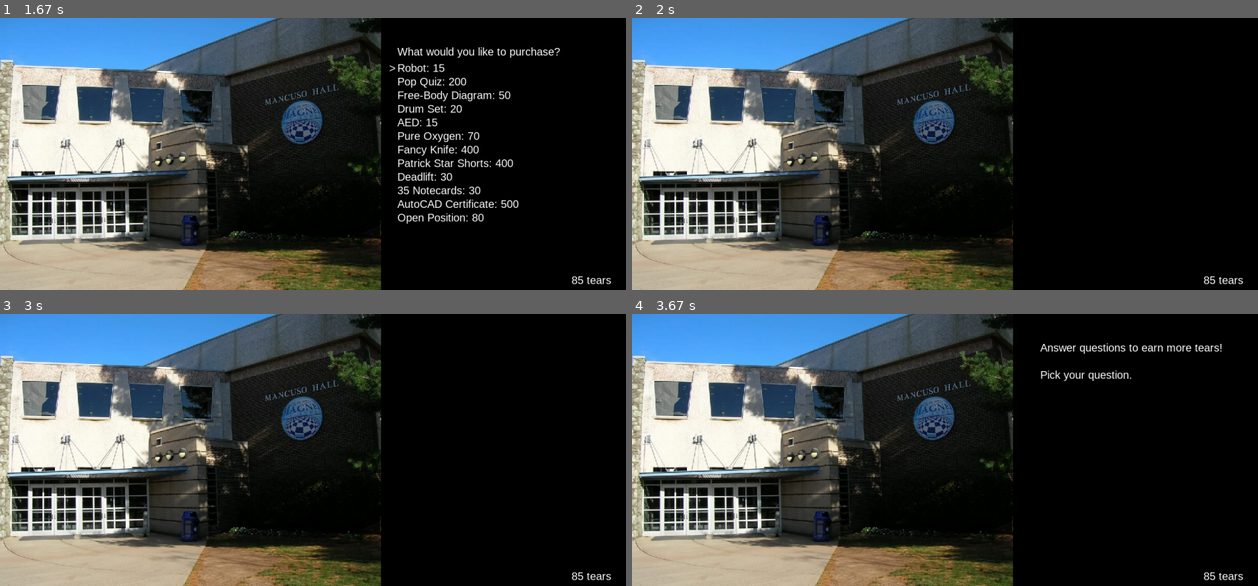
Above: before the commit, frames 1-4 (two rows, left to right).
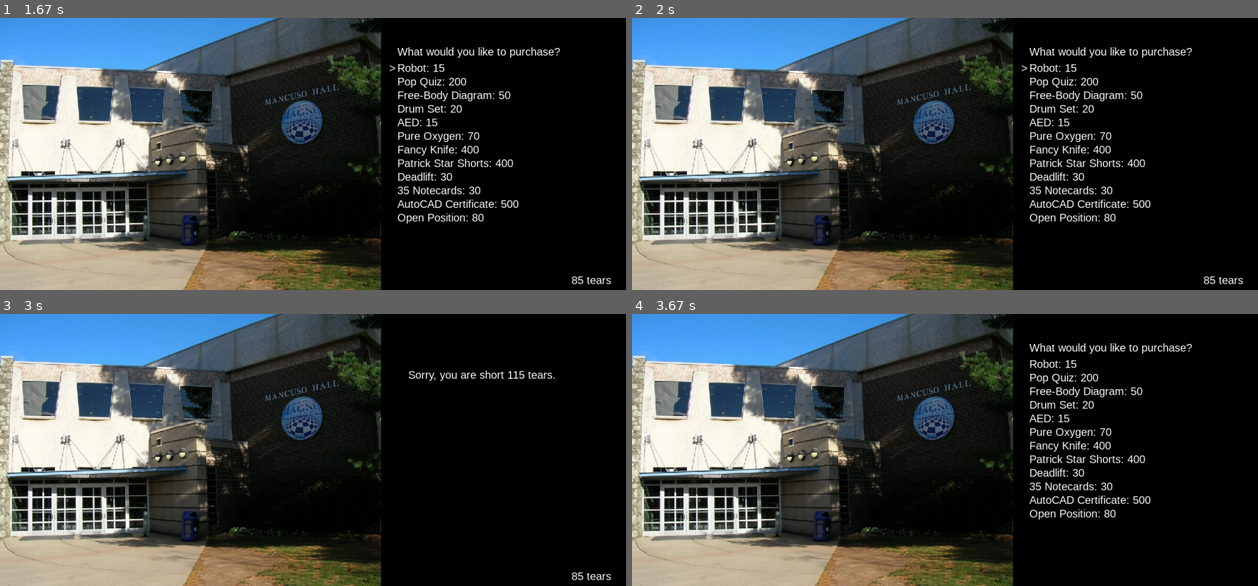
Above: after the commit, the same moments.

Repository: UCHMS19-20/final-project-neko-atsume
Game: pygame game, started from src/main.py
Same seed, same stepped clock (60 frames per second), same inputs: the game is played once before the commit and once after it.
Inputs:
- Up to frame 1 (1.67 s): hold Right 0.33-0.8 s; tap Enter at 0.83 s; hold Right 1.17-1.63 s; tap Space at 1.23, 1.53 s
- Up to frame 2 (2 s): hold Down 1.67-1.97 s; tap Space at 1.73 s
- Up to frame 3 (3 s): tap Enter at 2.67 s
- Up to frame 4 (3.67 s): hold Right 3-3.47 s; tap Space at 3.07, 3.37, 3.57 s; hold Up from 3.5 s (still down); tap T at 3.65 s

Frame 1 is identical in both runs. In frame 2, 2.7% of the frame differs, in the area x 62-90%, y 10-76%; in frame 3, 0.3%; in frame 4, 3.1%, in the area x 63-98%, y 10-98%.

Commit message:
validate input for purchase

Diff:
--- a/src/main.py
+++ b/src/main.py
@@ -1,5 +1,6 @@
 import sys
 import pygame
+import time
 
 #NEXT set up money system, updating and displaying money, then set up trivia and the teachers appearing.
 # ALSO make sure to finish setting up the commands dictionary to display on welcome screen like the shop items.
@@ -119,11 +120,12 @@
     'Open Position': 80
 }
 
+#List of items for sale, in order
 for_sale = ['Robot', 'Pop Quiz', 'Free-Body Diagram', 'Drum Set', 'AED', 'Pure Oxygen', 'Fancy Knife', 'Patrick Star Shorts', 'Deadlift', '35 Notecards', 'AutoCAD Certificate', 'Open Position']
 
 def open_shop():
     """Opens the shop and lists the items and the prices of the items available for purchase."""
-    # Create text object
+    # Ask player what they'd like to buy
     shop_prompt = font.render('What would you like to purchase?', True, white)
     #Draw text
     screen.blit(shop_prompt, (730,50))
@@ -139,9 +141,13 @@
         y += 25
     #if you press the down arrow, the picker goes down one item
     if keys[pygame.K_DOWN]:
+        #reduces click sensitivity by slowing the time between key input and movement
+        pygame.time.wait(900)
         picker1.next()
     #if you press up arrow, picker goes up one item
     if keys[pygame.K_UP]:
+        #reduces click sensitivity by slowing the time between key input and movement
+        pygame.time.wait(900)
         picker1.prev()
     #draw picker
     picker1.draw_self()
@@ -168,26 +174,33 @@
 
 def purchase():
     """Allows the player to purchase items in the shop"""
-    #defines the item the player picked to line up with the index (height) of the picker
     global tears
     global run1
+    #defines the item the player picked to line up with the index (height) of the picker
     chosen_item = for_sale[picker1.index]
-    if run1 == True:
+    #checks if chosen item has already been bought
+    if chosen_item in inventory and run1 == True:
+        already_have = font.render('You already have this item!', True, white)
+        screen.blit(already_have, (750, 100))
+
+    else:
         if tears < prices[chosen_item]:
+            #calculates how much more money you need to buy the item
             difference = prices[chosen_item] - tears
             broke = font.render(f'Sorry, you are short {difference} tears.', True, white)
             screen.blit(broke, (750, 100))
             return
         elif tears >= prices[chosen_item]:
-            #update money
-            tears -= prices[chosen_item]
-            # add bought item to your inventory
-            inventory.append(chosen_item)
+            if run1 == True:
+                #update money
+                tears -= prices[chosen_item]
+                #add bought item to your inventory
+                inventory.append(chosen_item)
+        # Display what item the player bought
+        purchase_complete = font.render(f'You have purchased {chosen_item}', True, white)
+        #Print purchase message
+        screen.blit(purchase_complete, (750, 100))
         run1 = False
-    # Display what item the player bought
-    purchase_complete = font.render(f'You have purchased {chosen_item}', True, white)
-    #Print purchase message
-    screen.blit(purchase_complete, (750, 100))
     return
 
 def display_money():
